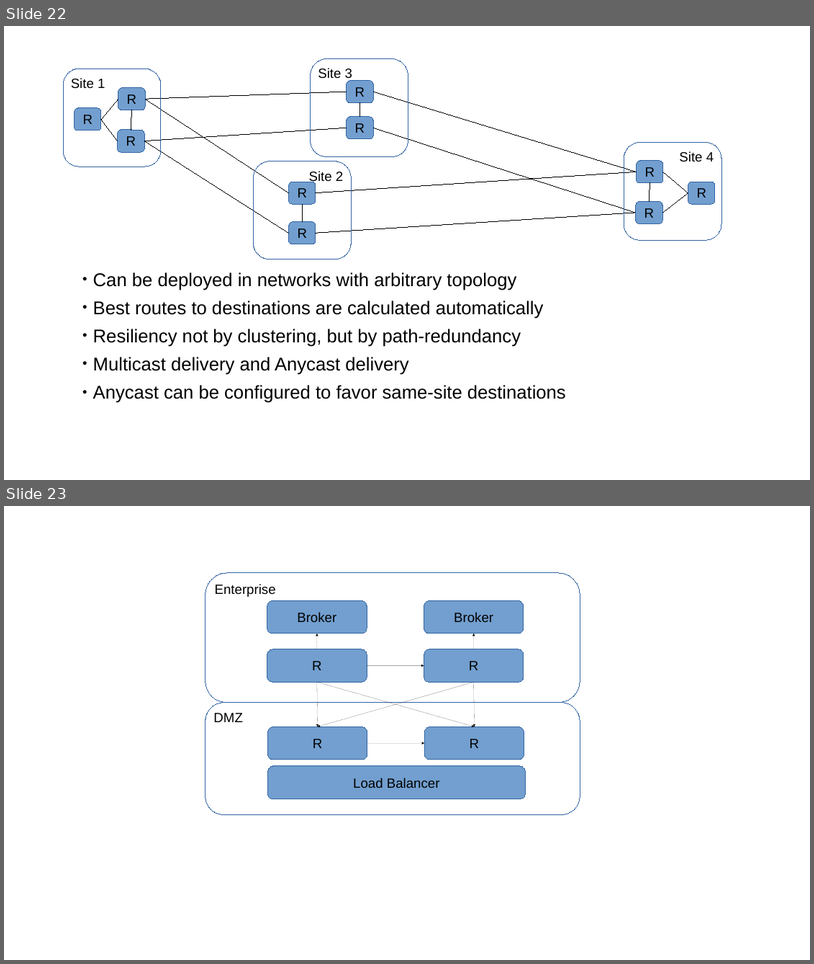
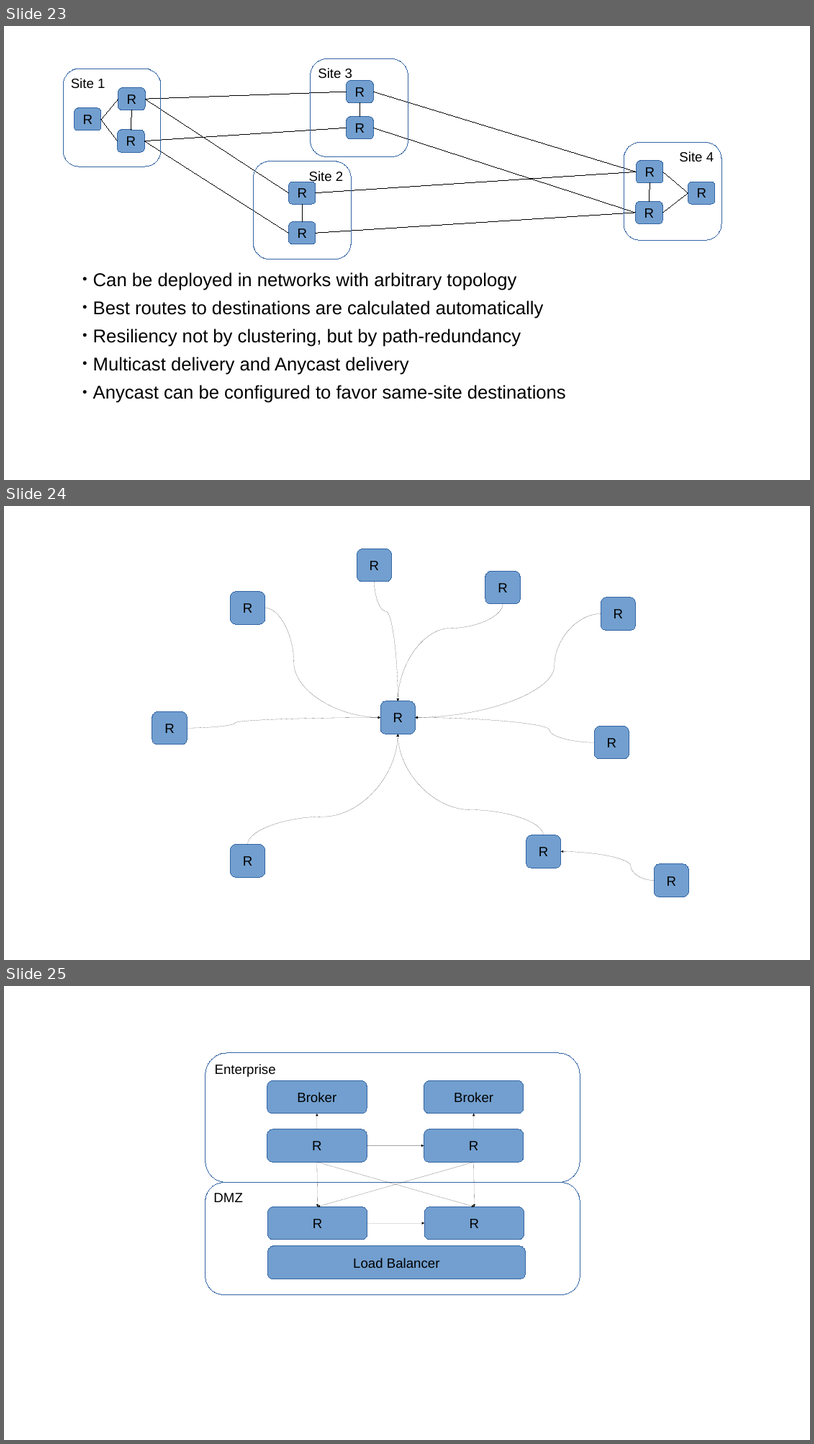
Before and after one commit to ted-ross/summit2016, a slide deck: slides/ElasticScale.odp. Shown one above the other, each under a label of ours: slides 22 and 23 before the commit, slides 23, 24 and 25 after it. The pictures are 814x964 and 814x1444 pixels, drawn with LibreOffice and Linux fonts; fonts in the diff are those of the drawing; background and template pictures are left out. Boxes give left, top, right and bottom in pixels: in the first picture for what was removed or moved away, otherwise in the second. Text is boxed around its words. In the diff, an @@ line names an element or a change of style, - is before the commit and + after.

```diff
--- a/slides/ElasticScale.odp
+++ b/slides/ElasticScale.odp
@@ slide 24 added at (4,506,810,960), background picture (left out) @@
@@ rounded rectangle added at (357,548,392,582), fill #729FCF, outline #3465A4 0 pt, 32 pt, text #000000 @@
+R
@@ rounded rectangle added at (231,591,265,624), fill #729FCF, outline #3465A4 0 pt, 32 pt, text #000000 @@
+R
@@ curved arrow added from (374, 582) to (398, 701), #000000 0 pt @@
@@ rounded rectangle added at (486,571,520,604), fill #729FCF, outline #3465A4 0 pt, 32 pt, text #000000 @@
+R
@@ curved arrow added from (265, 608) to (381, 718), #000000 0 pt @@
@@ curved arrow added from (503, 604) to (398, 701), #000000 0 pt @@
@@ rounded rectangle added at (601,597,636,631), fill #729FCF, outline #3465A4 0 pt, 32 pt, text #000000 @@
+R
@@ curved arrow added from (601, 614) to (416, 718), #000000 0 pt @@
@@ rounded rectangle added at (152,711,187,744), fill #729FCF, outline #3465A4 0 pt, 32 pt, text #000000 @@
+R
@@ curved arrow added from (187, 728) to (381, 718), #000000 0 pt @@
@@ rounded rectangle added at (381,701,416,734), fill #729FCF, outline #3465A4 0 pt, 32 pt, text #000000 @@
+R
@@ curved arrow added from (594, 742) to (416, 718), #000000 0 pt @@
@@ curved arrow added from (247, 844) to (398, 734), #000000 0 pt @@
@@ curved arrow added from (544, 834) to (398, 734), #000000 0 pt @@
@@ rounded rectangle added at (594,726,629,759), fill #729FCF, outline #3465A4 0 pt, 32 pt, text #000000 @@
+R
@@ rounded rectangle added at (231,844,265,877), fill #729FCF, outline #3465A4 0 pt, 32 pt, text #000000 @@
+R
@@ rounded rectangle added at (526,834,561,867), fill #729FCF, outline #3465A4 0 pt, 32 pt, text #000000 @@
+R
@@ curved arrow added from (654, 880) to (561, 852), #000000 0 pt @@
@@ rounded rectangle added at (654,864,689,897), fill #729FCF, outline #3465A4 0 pt, 32 pt, text #000000 @@
+R
@@ what was slide 22 is now slide 23 @@
@@ what was slide 23 is now slide 25 @@
```
Also in this commit, not shown: 1 other slide added, 6 other files.
